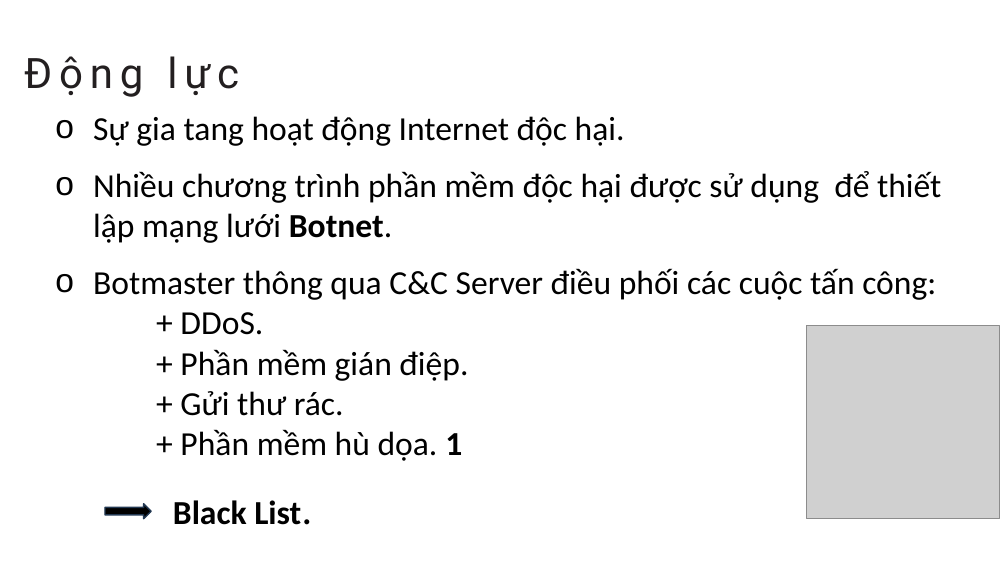
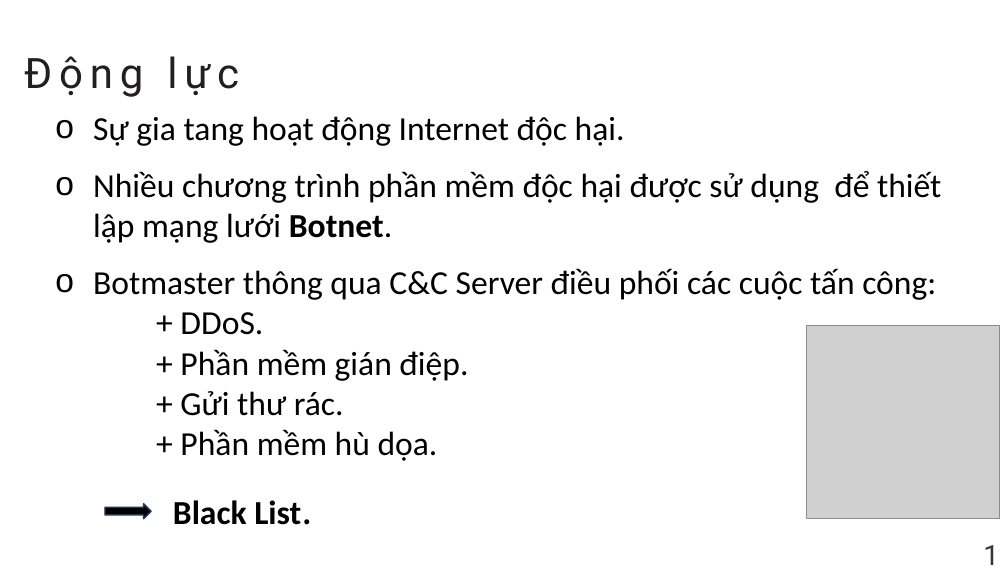
Before and after one commit to NghiaVNM/ML---DGA-Based-Botnet-Evasion, a slide deck: slide 5 of Midterm.pptx. Drawn at 1008x567 pixels with LibreOffice and Linux fonts; fonts in the diff are those of the drawing; grey boxes stand for pictures. Boxes give left, top, right and bottom in pixels: in the first picture for what was removed or moved away, otherwise in the second. Text is boxed around its words. In the diff, an @@ line names an element or a change of style, - is before the commit and + after.

```diff
--- a/Midterm.pptx
+++ b/Midterm.pptx
@@ text at <box>180,429,438,461</box>: text changed @@
-+ Phần mềm hù dọa. 1
++ Phần mềm hù dọa.
@@ text added at <box>983,545,999,565</box>, 40 pt, text #363636 @@
+1
```
Also in this commit, not shown: 23 other slides changed, 6 slides added, 5 slides removed.
